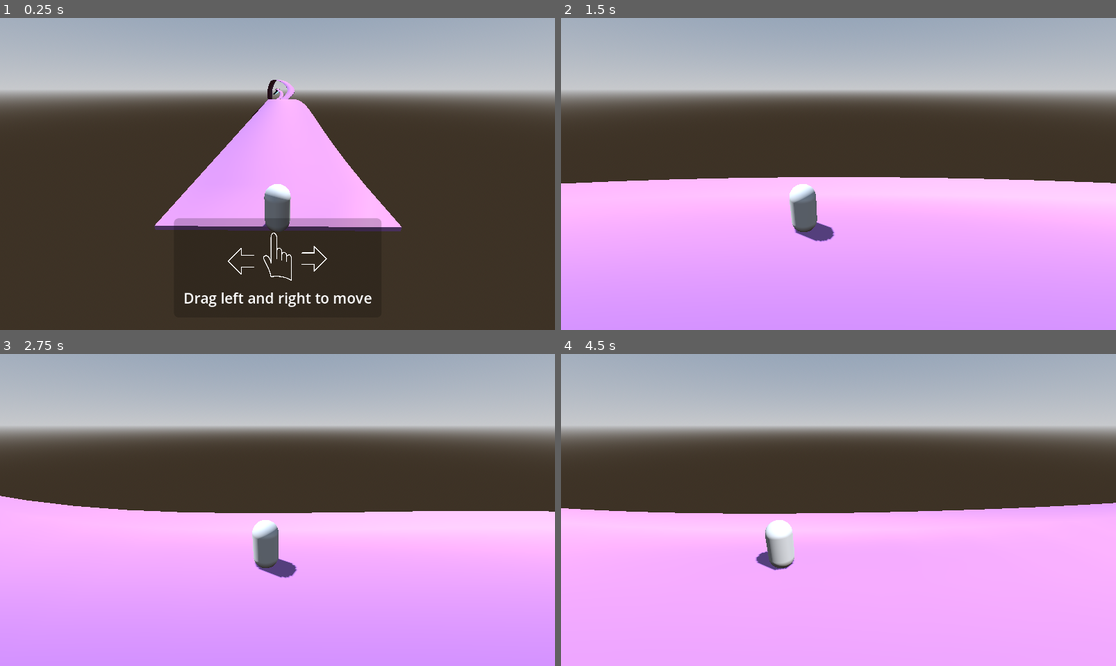
Above: before the commit, frames 1-4 (two rows, left to right).
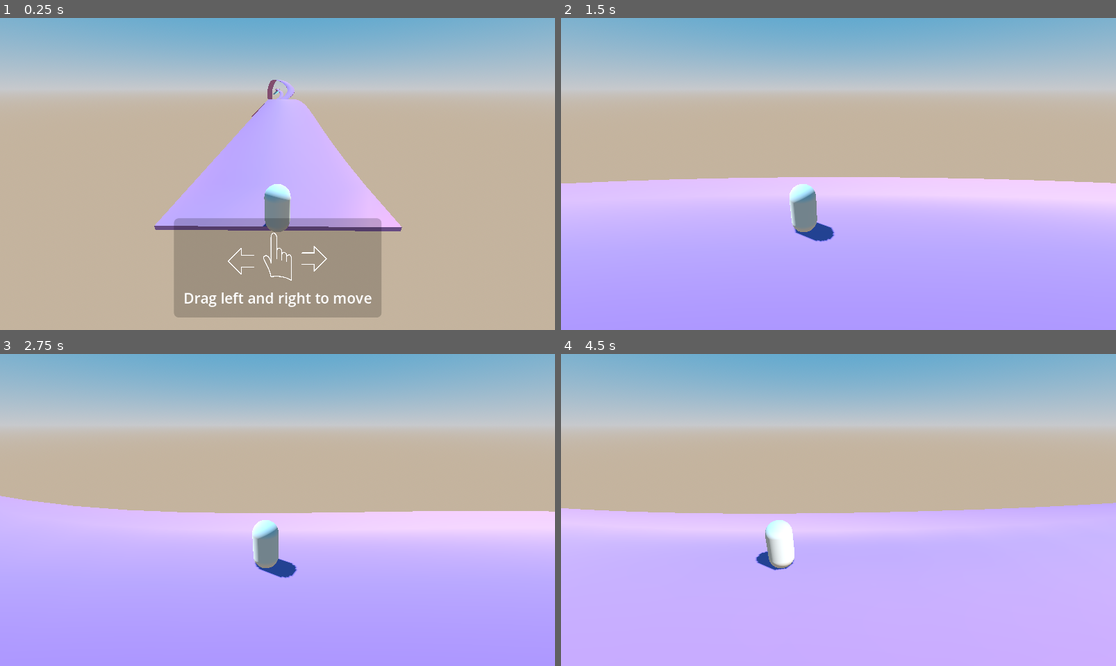
Above: after the commit, the same moments.

Repository: ludovancy/endless-roller
Game: Godot game, scene res://world.tscn
Same seed, same stepped clock (60 frames per second), same inputs: the game is played once before the commit and once after it.
Inputs (mouse positions are in pixels of both pictures, inside the frame that each line leads up to):
- Up to frame 1 (0.25 s): no input
- Up to frame 2 (1.5 s): tap Enter at 0.5 s; move the mouse to (960, 158) at 0.52 s; hold Right (ui_right) 0.53-1.25 s; click (960, 158) at 0.67 s; tap Space at 1.25 s; drag from (727, 189) to (810, 236) at 1.27 s
- Up to frame 3 (2.75 s): move the mouse to (333, 441) at 2.02 s; hold Right (ui_right) from 2.03 s (still down)
- Up to frame 4 (4.5 s): release Right (ui_right) at 2.75 s; drag from (810, 572) to (672, 463) at 2.77 s; move the mouse to (1005, 556) at 3.52 s; hold Left (ui_left) 3.53-4.25 s; drag from (672, 463) to (755, 432) at 4.27 s

The runs differ from the first frame. In frame 1, 88% of the frame differs, in the area x 0-100%, y 0-100%; in frame 2, 84%; in frame 3, 84%; in frame 4, 88%.

Commit message:
Adjust sky colors

Diff:
--- a/world.tscn
+++ b/world.tscn
@@ -5,7 +5,9 @@
 [ext_resource type="PackedScene" uid="uid://ckx70j7rbmmvk" path="res://pause.tscn" id="3_hhmwm"]
 
 [sub_resource type="ProceduralSkyMaterial" id="ProceduralSkyMaterial_ilida"]
+sky_top_color = Color(0.160363, 0.473134, 0.688061, 1)
 sky_horizon_color = Color(0.64625, 0.65575, 0.67075, 1)
+ground_bottom_color = Color(0.633446, 0.565208, 0.486532, 1)
 ground_horizon_color = Color(0.64625, 0.65575, 0.67075, 1)
 
 [sub_resource type="Sky" id="Sky_ay0d2"]
